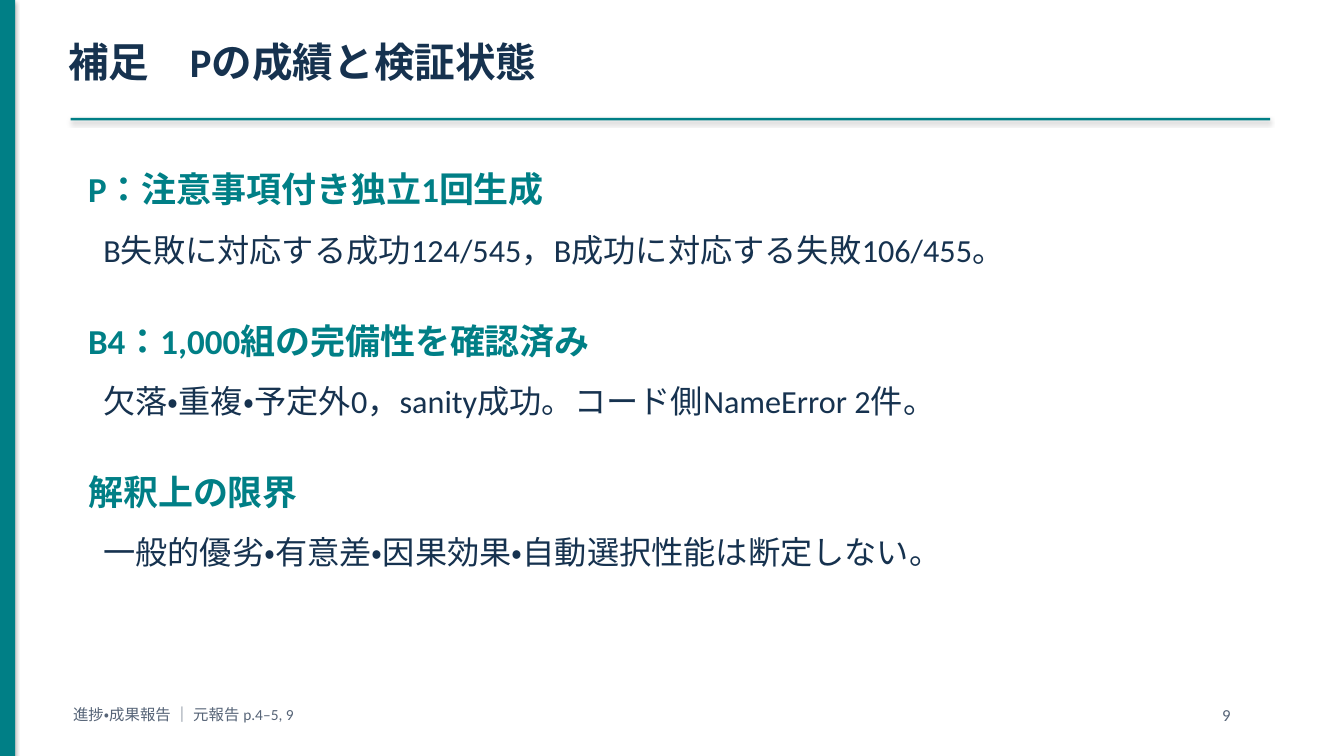
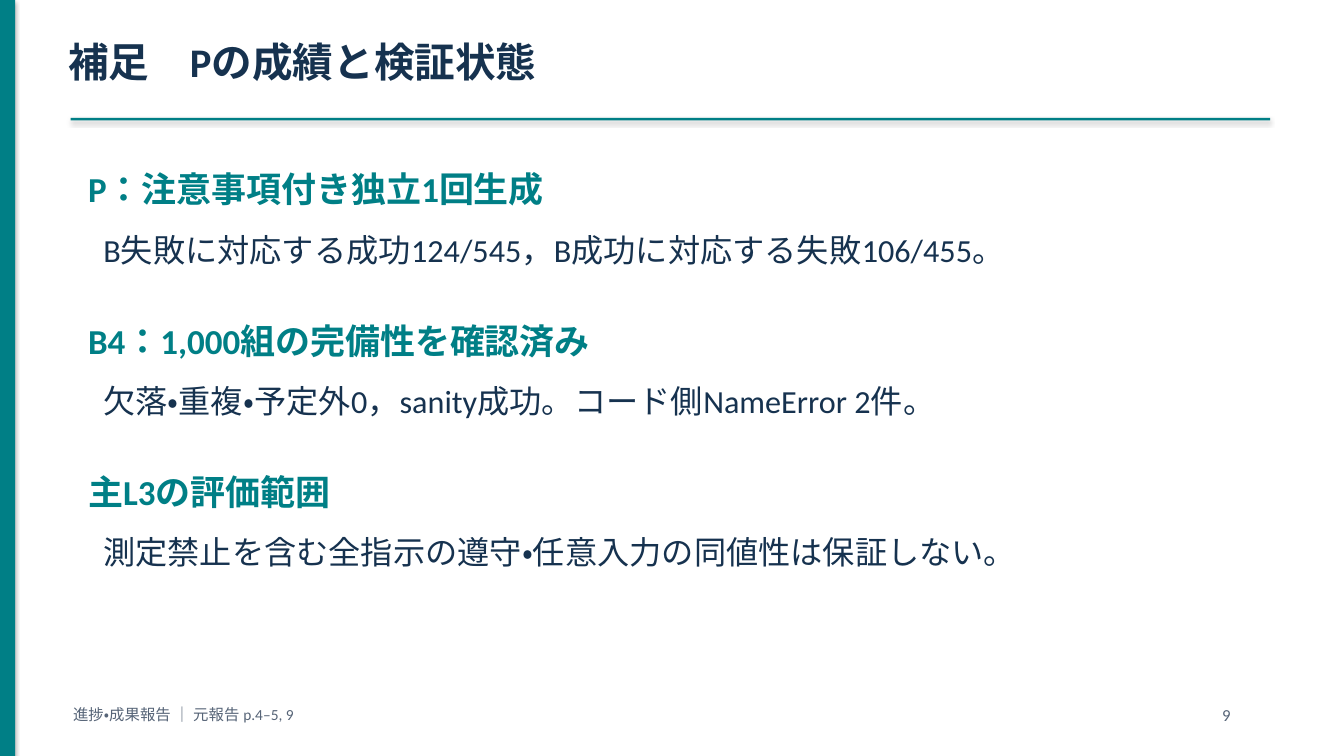
Before and after one commit to yuuma-ito/2026_ito_qLLM-ver3, a slide deck: slide 9 of docs/course_reports2026/slides/進捗成果報告_スライド.pptx. Drawn at 1344x756 pixels with LibreOffice and Linux fonts; fonts in the diff are those of the drawing. Boxes give left, top, right and bottom in pixels: in the first picture for what was removed or moved away, otherwise in the second. Text is boxed around its words. In the diff, an @@ line names an element or a change of style, - is before the commit and + after.

Commit message:
fix: 評価範囲の説明と再現資料を整備し参照検査を追加

```diff
--- a/docs/course_reports2026/slides/進捗成果報告_スライド.pptx
+++ b/docs/course_reports2026/slides/進捗成果報告_スライド.pptx
@@ text at (x1=88, y1=475, x2=330, y2=509): text changed @@
-解釈上の限界
+主L3の評価範囲
@@ text at (x1=103, y1=537, x2=1016, y2=567): text changed @@
-一般的優劣・有意差・因果効果・自動選択性能は断定しない。
+測定禁止を含む全指示の遵守・任意入力の同値性は保証しない。
```
Also in this commit, not shown: 45 other files.
